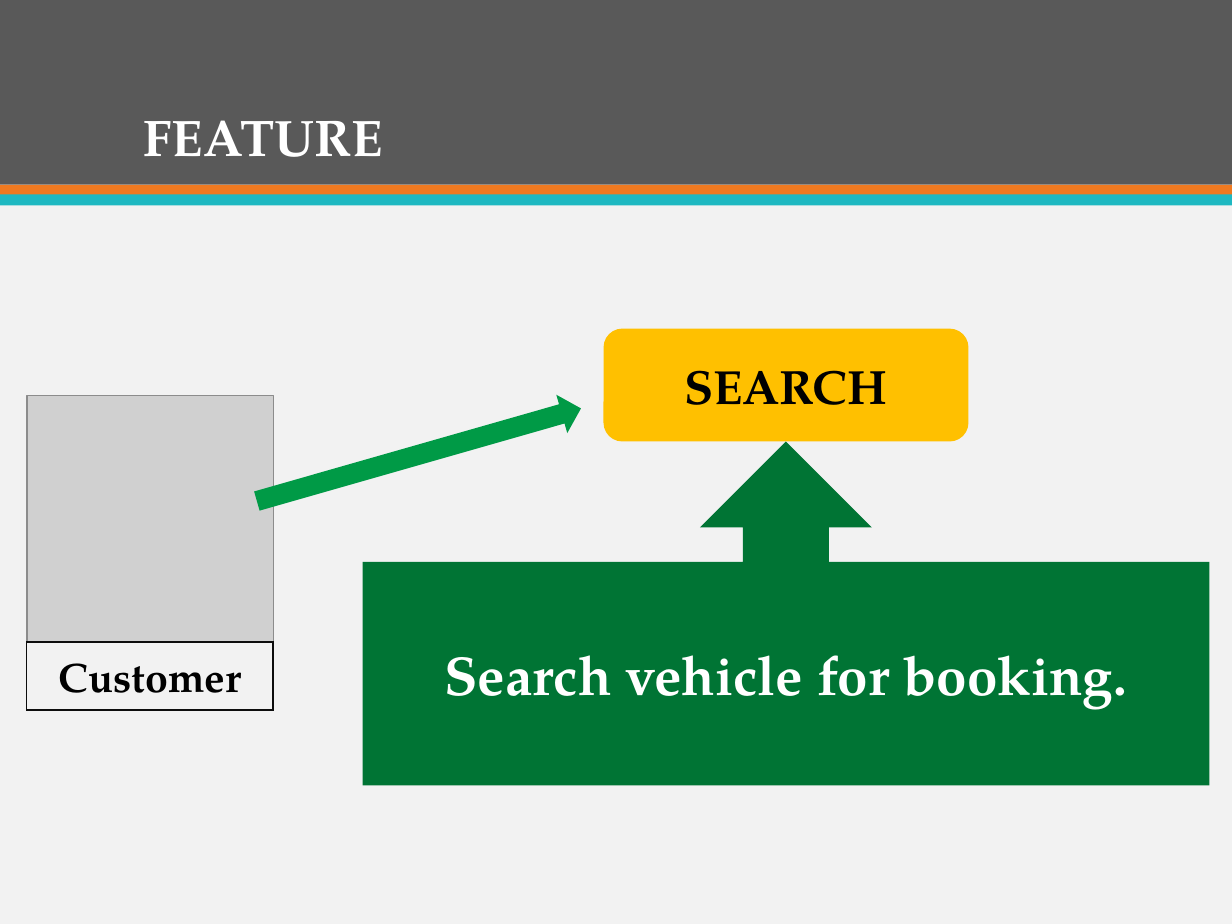
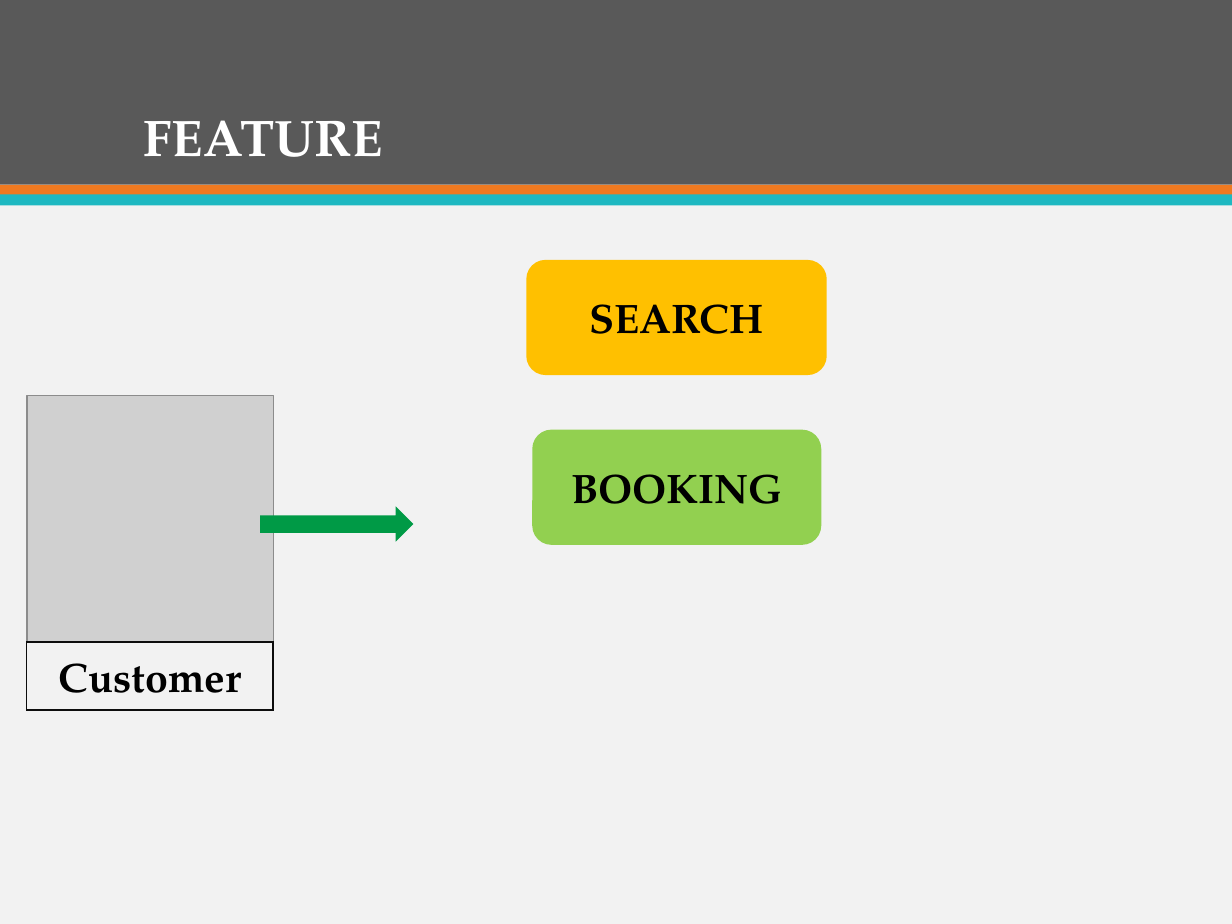
Before and after one commit to firzgard/CarRentalPortal, a slide deck: slide 26 of slide/CAR RENTAL PORTAL-Official.pptx. Drawn at 1232x924 pixels with LibreOffice and Linux fonts; fonts in the diff are those of the drawing; grey boxes stand for pictures. Boxes give left, top, right and bottom in pixels: in the first picture for what was removed or moved away, otherwise in the second. Text is boxed around its words. In the diff, an @@ line names an element or a change of style, - is before the commit and + after.

```diff
--- a/slide/CAR RENTAL PORTAL-Official.pptx
+++ b/slide/CAR RENTAL PORTAL-Official.pptx
@@ rounded rectangle "SEARCH" resized from (x1=604, y1=329, x2=968, y2=442) to (x1=526, y1=260, x2=827, y2=376) @@
@@ rounded rectangle "SEARCH" at (x1=526, y1=260, x2=827, y2=376): size 28 to 24 pt @@
@@ up arrow callout removed at (x1=362, y1=441, x2=1209, y2=785) @@
-Search vehicle for booking.
@@ rounded rectangle added at (x1=532, y1=430, x2=822, y2=546), fill #92D050, 24 pt, text #000000, bold @@
+BOOKING
@@ right arrow at (x1=260, y1=506, x2=413, y2=542): rotation 344 to 0 degrees @@
```
Also in this commit, not shown: 6 other slides changed, 5 slides added, 8 slides removed.
